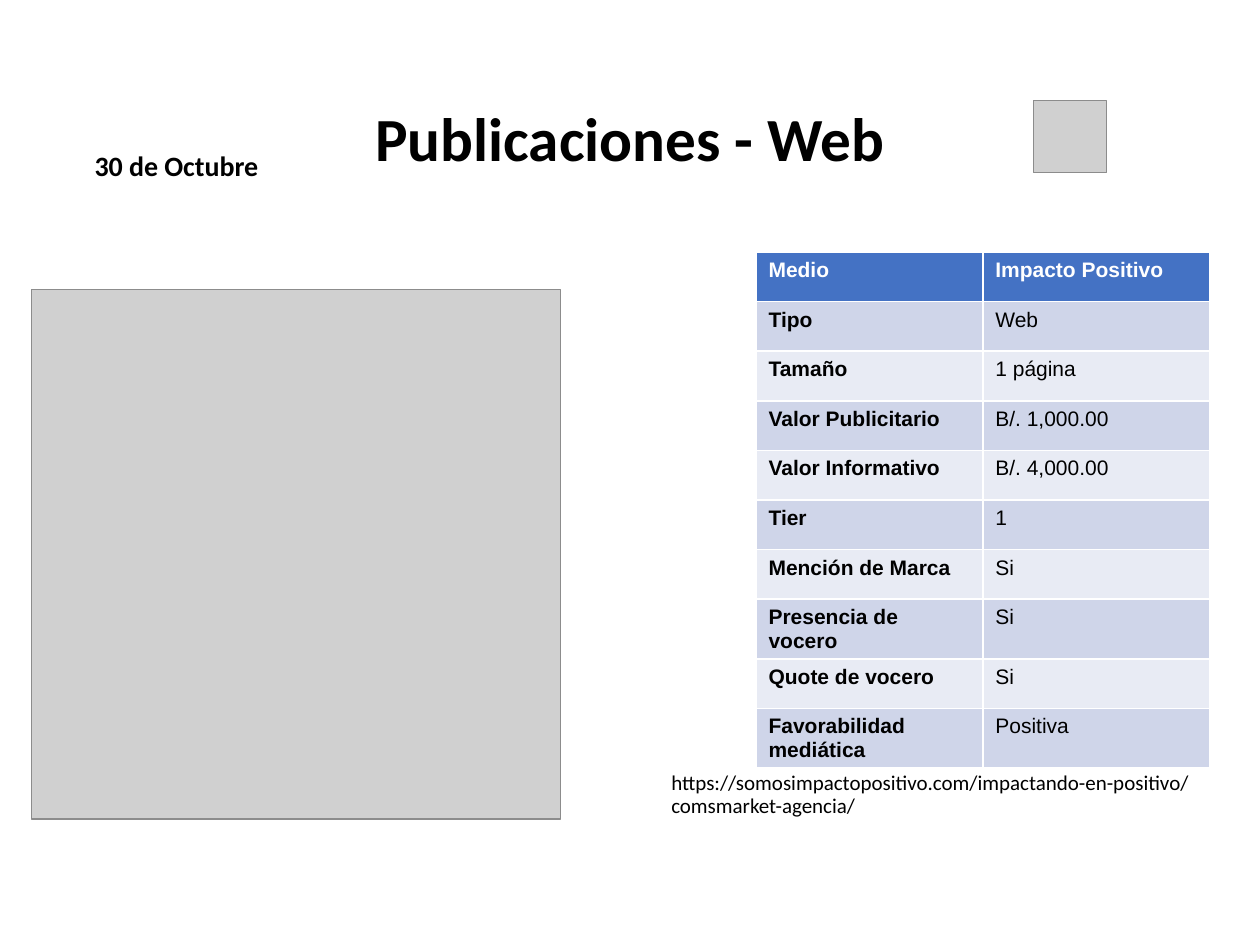
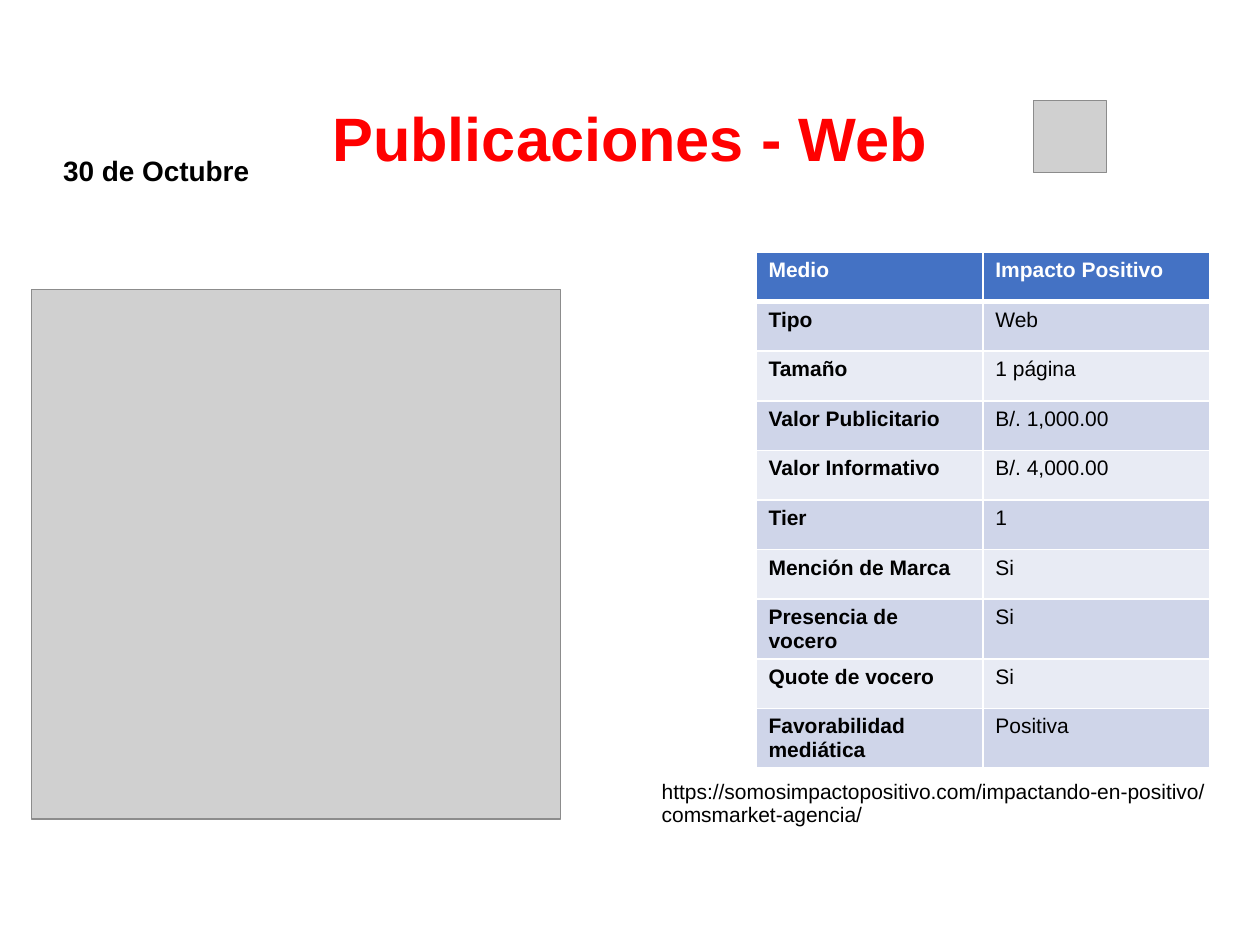
Before and after one commit to dgarci23/Report-Generator, a slide deck: slide 16 of Presentacion Terminada.pptx (slide 7 before the commit). Drawn at 1260x945 pixels with LibreOffice and Linux fonts; fonts in the diff are those of the drawing; grey boxes stand for pictures; background and template pictures are left out. Boxes give left, top, right and bottom in pixels: in the first picture for what was removed or moved away, otherwise in the second. Text is boxed around its words. In the diff, an @@ line names an element or a change of style, - is before the commit and + after.

```diff
--- a/Presentacion Terminada.pptx
+++ b/Presentacion Terminada.pptx
@@ title "Publicaciones - Web" at bbox=[332, 116, 926, 162]: font Calibri to Arial, text colour #000000 to #FF0000 @@
@@ text "30 de Octubre" at bbox=[63, 160, 249, 182]: font Calibri to Arial; indent changed; vertical alignment bottom to top @@
@@ text "https://somosimpactopositivo.com/impactando-en-positivo/coms ...": place and size @@
-text "https://somosimpactopositivo.com/impactando-en-positivo/coms ..." at bbox=[671, 775, 1188, 817]
+text "https://somosimpactopositivo.com/impactando-en-positivo/coms ..." at bbox=[662, 783, 1205, 826]
@@ text "https://somosimpactopositivo.com/impactando-en-positivo/coms ..." at bbox=[662, 783, 1205, 826]: font Calibri to Arial; indent changed @@
```
Also in this commit, not shown: 8 other slides changed, 19 slides added, 2 other files.
